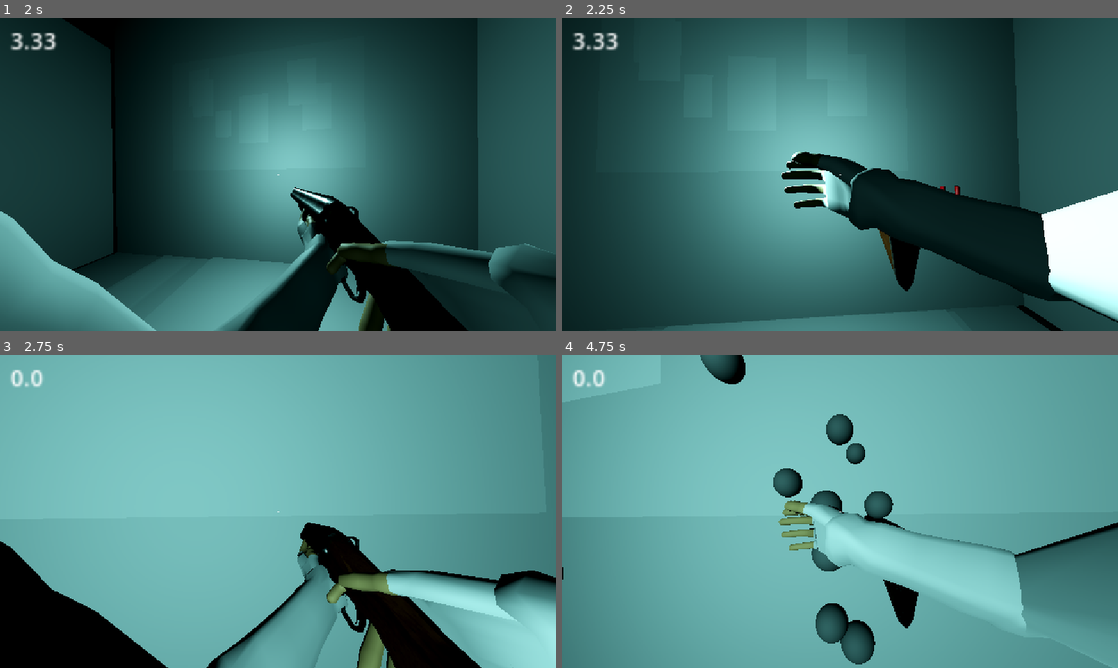
Above: before the commit, frames 1-4 (two rows, left to right).
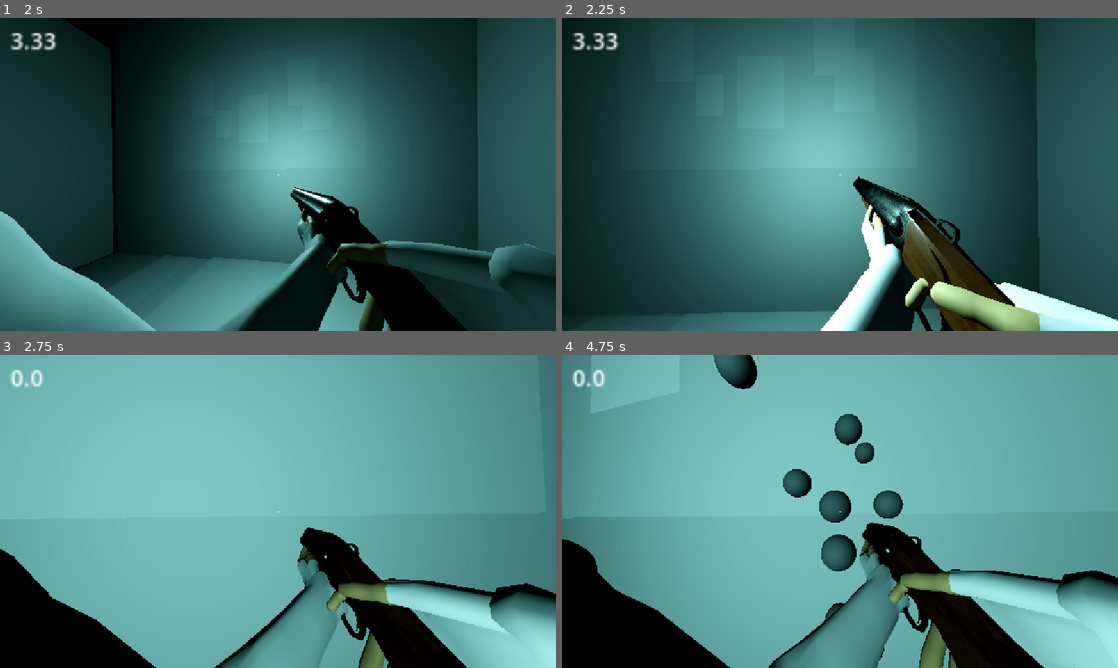
Above: after the commit, the same moments.

Repository: furiousknight25/blackout
Game: Godot game, scene res://scenes/TestSceneOne.tscn
Same seed, same stepped clock (60 frames per second), same inputs: the game is played once before the commit and once after it. Sound files missing from this copy of the repository are replaced by a short silence.
Inputs (mouse positions are in pixels of both pictures, inside the frame that each line leads up to):
- Up to frame 1 (2 s): tap Enter at 0.5 s; move the mouse to (305, 174) at 0.52 s; hold Right mouse button (interact) 0.53-1.28 s; hold W (forward) from 0.53 s (still down); move the mouse to (250, 174) at 1.27 s; right-click (250, 174) at 1.35 s
- Up to frame 2 (2.25 s): keep holding W (forward); move the mouse to (851, 168) at 2.02 s; hold Right mouse button (interact) from 2.03 s (still down); click (851, 168) at 2.1 s
- Up to frame 3 (2.75 s): keep holding W (forward); keep holding Right mouse button (interact)
- Up to frame 4 (4.75 s): keep holding W (forward); move the mouse to (834, 517) at 2.77 s; release Right mouse button (interact) at 2.78 s; right-click (834, 517) at 2.85 s; move the mouse to (878, 514) at 3.52 s; hold Right mouse button (interact) 3.53-4.28 s; move the mouse to (795, 508) at 4.27 s; click (795, 508) at 4.35 s; right-click (795, 508) at 4.55 s

Frame 1 is identical in both runs. In frame 2, 22% of the frame differs, in the area x 6-100%, y 0-100%; in frame 3, 8.4%; in frame 4, 29%, in the area x 0-100%, y 0-100%.

Commit message:
quick signal stuff

Diff:
--- a/scripts/SignalBus.gd
+++ b/scripts/SignalBus.gd
@@ -29,4 +29,5 @@
 ### GAME STATE ###
 @warning_ignore("unused_signal") signal lostGame
 @warning_ignore("unused_signal") signal wonGame
+@warning_ignore("unused_signal") signal computerFinished
 ##############
--- a/scripts/computer.gd
+++ b/scripts/computer.gd
@@ -8,17 +8,18 @@
 var incrementTimer : float = 2.0 #time it takes to increase a chunk of progress
 var percentIncrease : int = 10 #the amount of progress in percentage is increased
 var currentIncrementTime : float = 0 #The amount of time held down so far
-
-signal computer_finished
+var paused = false
 
 func interact(delta : float):
+	if paused: return
 	currentIncrementTime += delta
 	if currentIncrementTime >= incrementTimer and progress_bar.value < 100:
 		progress_bar.value += percentIncrease
 		currentIncrementTime = 0
 	elif progress_bar.value >= 100:
-		emit_signal("computer_finished")
-
+		SignalBus.emit_signal("computerFinished")
+		paused = true
+		progress_bar.value = 0
 
 func showUI():
 	ui_popup.fadeIn()
